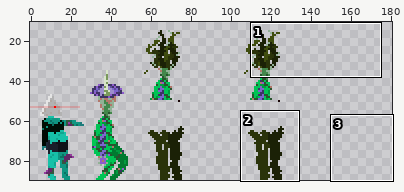
Sprite sheet -- CasaDesDiamantes/sprites/zombieBucketGirlDESIGN_spr/layers/0a01dd3c-8790-4879-8b00-7507bd0b0512/49b03071-0b2f-4735-b4ff-48b1015af691.png. Above: a wide view before the commit, with the close-up outlined.
Close-up. As it was:
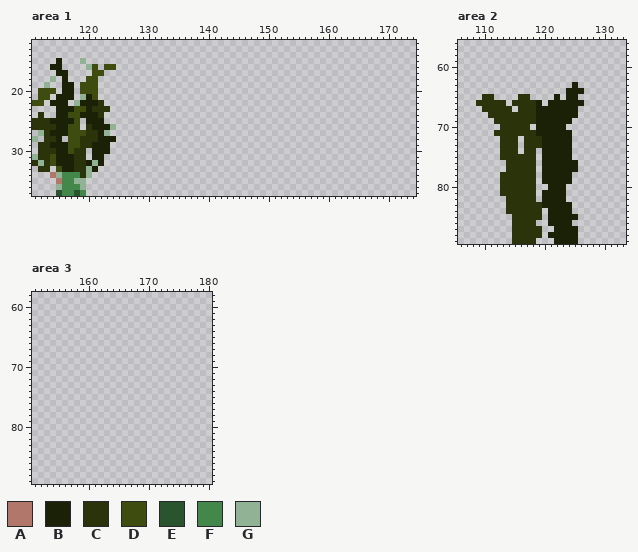
The file is 250x90 pixels. Colours within 5 levels of each other are drawn and written as one. Shown: area 1: x 111..174, y 12..37; area 2: x 106..133, y 56..89; area 3: x 151..180, y 58..89. The wide view leaves out empty margins.
Palette (. is transparent): A #b2776b  B #1b2106  C #2a330a  D #3f4c0f  E #29542e  F #43874b  G #92b296
Pixels before, area 1, first column x 111:
15 ....B...G.....
16 ...BB....GD.DD
17 ....BB....DD..
18 ...G.B...DD...
19 ..G..BB.DDD...
20 .DDD.BB.DDD...
21 .DD.BBB.GBD...
22 DD.BBB.GBBBC..
23 ....BBBDDBCCC.
24 .C..BBDDBBBC..
25 CCCBBBBD.BBB..
26 CCCCBBDD.CBBBG
27 .GCBBBDDDCCBG.
28 G.CCB.DDCCCBBB
29 .CCBBBDDCCBBB.
30 .CCCBBDCC.BBB.
31 GCCDBBBCC.BB..
32 CGCDBBBCCBGB..
33 .CC.DBBCCGB...
34 ...AGFFFCG....
35 ....AFFGG.....
36 ....GFFFG.....
37 ....EFFEF.....
Pixels before, area 2, first column x 109:
63 ................B.
64 ...............BBB
65 .CC....CC....B.BB.
66 CCCCC.CCCCB.BBBBBB
67 .CCCCC.CCCBBBBBBB.
68 ..CCCCCCCCBBBBBBB.
69 ...CCCCCCCBBBBBB..
70 ....CCCCC.BBBBB...
71 ...CCCCCCCBBBBBB..
72 ....CCC.CCCBBBBB..
73 ....CCC.CCCBBBBB..
74 ....CCC.CC.BBBBB..
75 ....CCCCCC.BBBBB..
76 .....CCCCC.BBBBBB.
77 .....CCCCC.BBBBBB.
78 ....CCCCCC.BBBBB..
79 ....CCCCCC.BBBBB..
80 ....CCCCCC..BBB...
81 ....CCCCCC.BBBB...
82 .....CCCCC.BBBB...
83 .....CCCCCCBBBBB..
84 .....CCCCCC.BBBB..
85 ......CCCCC.BBBBB.
86 ......CCCC..BBBB..
87 ......CCCCC..BBBB.
88 ......CCCCC.BBBBB.
89 ......CCCC...BBBB.
The same view after the edit:
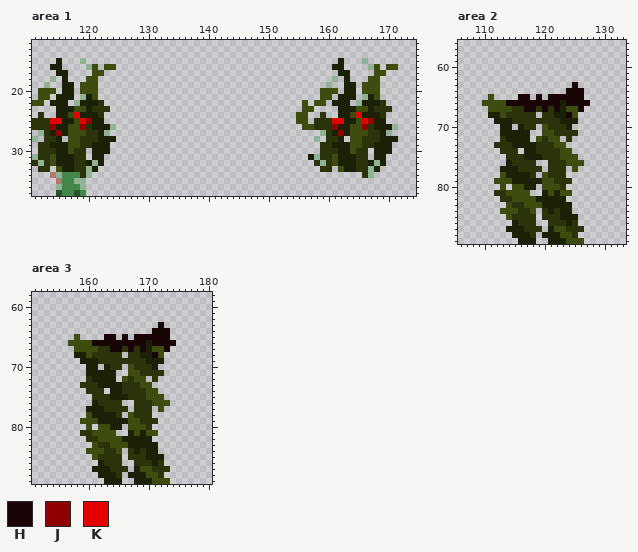
Colours new in this view: H #190505  J #910000  K #e50000
The exact change:
Area 1:
y 15: x 162 . -> B; x 166 . -> G
y 16: x 161..162 .. -> BB; x 167..168 .. -> GD; x 170..171 .. -> DD
y 17: x 162..163 .. -> BB; x 168..169 .. -> DD
y 18: x 161 . -> G; x 163 . -> B; x 167..168 .. -> DD
y 19: x 160 . -> G; x 163..164 .. -> BB; x 166..168 ... -> DDD
y 20: x 159..161 ... -> DDD; x 163..164 .. -> BB; x 166..168 ... -> DDD
y 21: x 159..160 .. -> DD; x 162..164 ... -> BBB; x 166..168 ... -> GBD
y 22: x 156 . -> D; x 158..159 .. -> DD; x 161..163 ... -> BBB; x 165..169 ..... -> GBBBC
y 23: x 156..157 .. -> DD; x 162..170 ......... -> BBBDDBCCC
y 24: x 118 D -> K; x 155..156 .. -> DD; x 159 . -> C; x 162..169 ........ -> BBDKBBBC
y 25: x 114..115 BB -> KK; x 119..120 .B -> KJ; x 155..156 .. -> DD; x 158..169 ............ -> CCCKKBBDKJBB
y 26: x 114 C -> J; x 119 . -> J; x 156..171 ................ -> DDCCCJBBDDJCBBBG
y 27: x 115 B -> J; x 159..170 ............ -> GCBJBDDDCCBG
y 28: x 158 . -> G; x 160..162 ... -> CCB; x 164..171 ........ -> DDCCCBBB
y 29: x 159..170 ............ -> CCBBBDDCCBBB
y 30: x 159..166 ........ -> CCCBBDCC; x 168..170 ... -> BBB
y 31: x 157..166 .......... -> BGCCDBBBCC; x 168..169 .. -> BB
y 32: x 158..169 ............ -> CGCDBBBCCBGB
y 33: x 159..160 .. -> CC; x 162..168 ....... -> DBBCCGB
y 34: x 166..167 .. -> CG
Area 2:
y 63: x 125 B -> H
y 64: x 124..126 BBB -> HHH
y 65: x 110..111 CC -> .D; x 116..117 CC -> HH; x 119 . -> H; x 121..126 .B.BB. -> HHHHHH
y 66: x 109..122 CCCCC.CCCCB.BB -> .DDDDHHHHHHHHH; x 124..127 BBB. -> HHHH
y 67: x 110..115 CCCCC. -> .DDDDC; x 117..122 CCBBBB -> HHCHCH; x 124..126 BB. -> DDH
y 68: x 111..113 CCC -> BBD; x 119..121 BBB -> .CC; x 124..125 BB -> HD
y 69: x 112..114 CCC -> BBB; x 119..122 BBBB -> CCCC; x 125 . -> B
y 70: x 113..116 CCCC -> BB.B; x 118..124 .BBBBB. -> C.DCCCB
y 71: x 112..125 CCCCCCCBBBBBB. -> .BBBBB..DDCCCC
y 72: x 114..124 CC.CCCBBBBB -> BBBB.DCDD.C
y 73: x 112 . -> C; x 115..118 C.CC -> BBBB; x 120..124 BBBBB -> CCDD.
y 74: x 117..124 CC.BBBBB -> BBCCCCDD
y 75: x 113 C -> .; x 117..125 CC.BBBBB. -> BBBCCCDDD
y 76: x 114 C -> B; x 120..126 BBBBBB. -> .CCCDDD
y 77: x 113..115 .CC -> BBB; x 119..125 .BBBBBB -> C.CCC.D
y 78: x 113..117 CCCCC -> DBBBB; x 120..124 BBBBB -> DCCC.
y 79: x 112..124 .CCCCCC.BBBBB -> DDDBBBBBDDCCC
y 80: x 113..118 CCCCCC -> D.DDBB; x 120..123 .BBB -> DDDC
y 81: x 112 . -> C; x 114..118 CCCCC -> DDDD.; x 121 B -> D; x 123..124 B. -> DD
y 82: x 113 . -> C; x 115..119 CCCC. -> DDDDB
y 83: x 114 C -> D; x 117..119 CCC -> DDD
y 84: x 113..115 .CC -> DDD; x 118..120 CC. -> D.C; x 122 B -> C
y 85: x 114 . -> D; x 119..122 C.BB -> .CCC
y 86: x 115 C -> B; x 121..123 BBB -> CCC; x 125 . -> C
y 87: x 114..116 .CC -> BBB; x 121..126 .BBBB. -> BDDCCC
y 88: x 115..117 CCC -> BBB; x 119..120 C. -> .B; x 123..125 BBB -> DDC
y 89: x 115..118 CCCC -> .BBB; x 121 . -> B; x 124..126 BB. -> DDD
Area 3:
y 63: x 172 . -> H
y 64: x 171..173 ... -> HHH
y 65: x 158 . -> D; x 163..164 .. -> HH; x 166 . -> H; x 168..173 ...... -> HHHHHH
y 66: x 157..174 .................. -> DDDDHHHHHHHHHBHHHH
y 67: x 158..173 ................ -> DDDDCCHHCHCHBDDH
y 68: x 158..165 ........ -> BBDCCCCC; x 167..172 ...... -> CCBBHD
y 69: x 159..172 .............. -> BBBCCCCCCCCBBB
y 70: x 160..161 .. -> BB; x 163..165 ... -> BCC; x 167..171 ..... -> DCCCB
y 71: x 160..164 ..... -> BBBBB; x 167..172 ...... -> DDCCCC
y 72: x 160..164 ..... -> CBBBB; x 166..169 .... -> DCDD; x 171 . -> C
y 73: x 159..170 ............ -> CCCBBBBCCCDD
y 74: x 160..162 ... -> CCC; x 164..171 ........ -> BBCCCCDD
y 75: x 161..172 ............ -> CCCBBBCCCDDD
y 76: x 161..165 ..... -> BCCCC; x 168..173 ...... -> CCCDDD
y 77: x 160..166 ....... -> BBBCCCC; x 168..170 ... -> CCC; x 172 . -> D
y 78: x 160..165 ...... -> DBBBBC; x 167..170 .... -> DCCC
y 79: x 159..171 ............. -> DDDBBBBBDDCCC
y 80: x 160 . -> D; x 162..165 .... -> DDBB; x 167..170 .... -> DDDC
y 81: x 159..164 ...... -> CCDDDD; x 167..171 ..... -> BDBDD
y 82: x 160..170 ........... -> CCDDDDBBBBB
y 83: x 161..171 ........... -> DCCDDDBBBBB
y 84: x 160..165 ...... -> DDDCCD; x 167..171 ..... -> CBCBB
y 85: x 161..165 ..... -> DCCCC; x 167..172 ...... -> CCCBBB
y 86: x 162..165 .... -> BCCC; x 168..172 ..... -> CCCBC
y 87: x 161..166 ...... -> BBBCCC; x 168..173 ...... -> BDDCCC
y 88: x 162..165 .... -> BBBC; x 167..172 ...... -> BBBDDC
y 89: x 163..165 ... -> BBB; x 168..173 ...... -> BBBDDD
Pixel boxes of the changes (left, top, right, bottom) in both close-ups:
added: (296, 58, 398, 178)
changed: (50, 112, 92, 136)
changed: (476, 82, 590, 244)
added: (68, 322, 176, 484)
